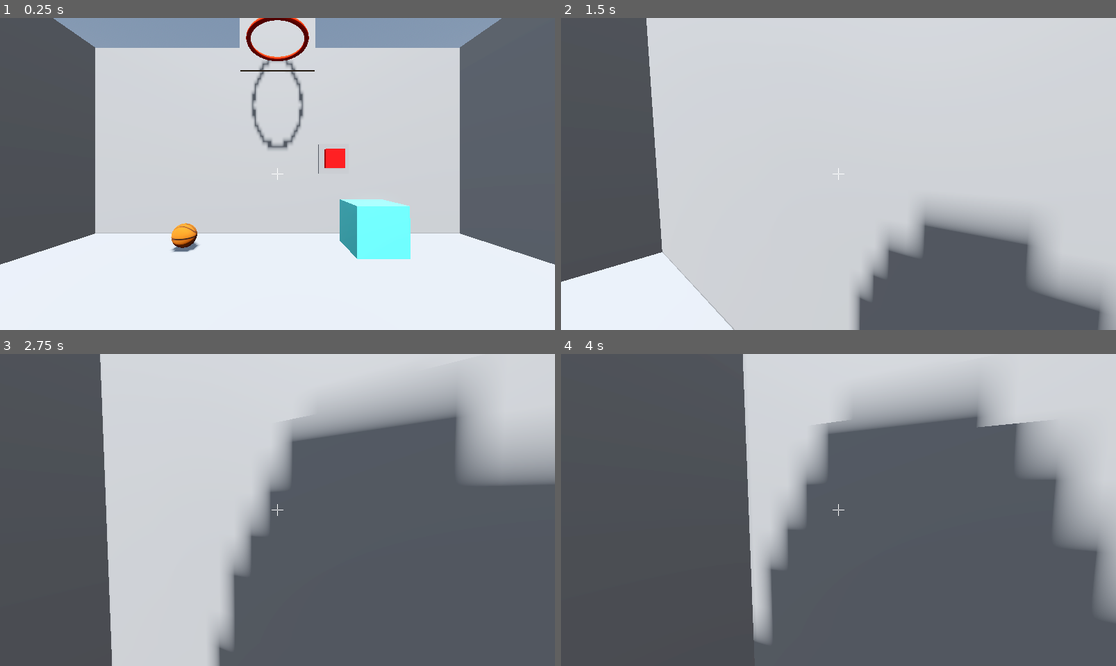
Above: before the commit, frames 1-4 (two rows, left to right).
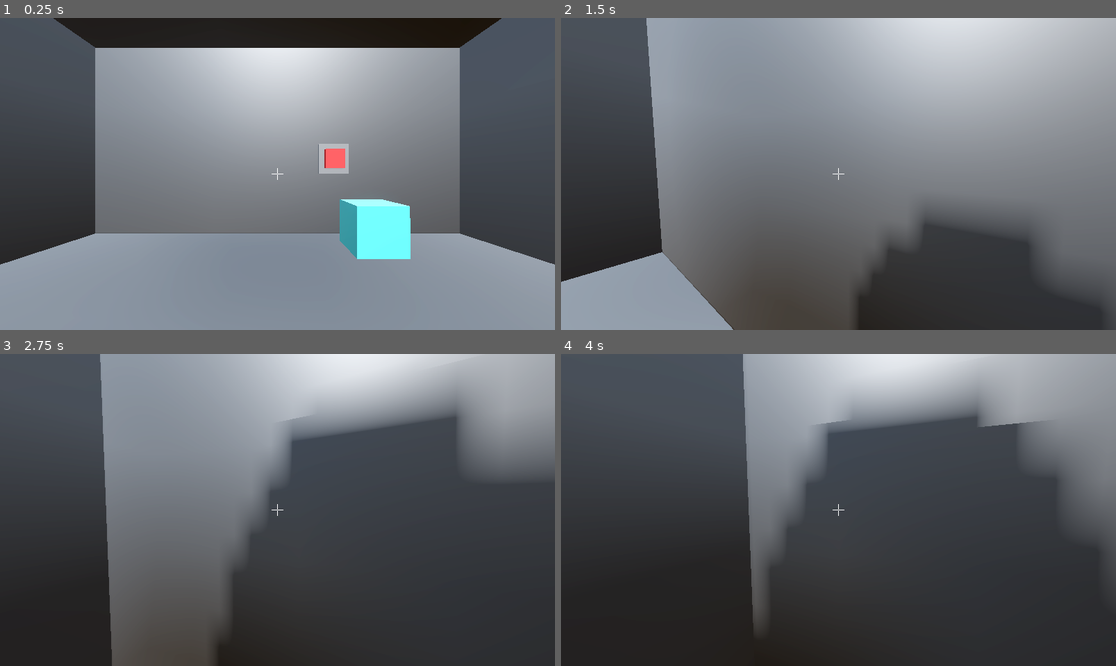
Above: after the commit, the same moments.

Repository: Nefrosada77/cube_test
Game: Godot game, scene res://fp.tscn
The game is run twice, just before and just after one commit, with the same random seed, the same clock (stepped at 60 frames per second) and the same inputs.
Inputs (mouse positions are in pixels of both pictures, inside the frame that each line leads up to):
- Up to frame 1 (0.25 s): no input
- Up to frame 2 (1.5 s): tap Enter (ui_accept) at 0.5, 0.77 s; move the mouse to (960, 158) at 0.52 s; hold W (Frente) from 0.53 s (still down); tap D (Dir) at 0.6 s; click (960, 158) at 0.67 s; move the mouse to (810, 174) at 1.27 s; tap A (Esq) at 1.35 s
- Up to frame 3 (2.75 s): keep holding W (Frente); tap Enter (ui_accept) at 1.52 s; move the mouse to (288, 503) at 2.02 s; click (288, 503) at 2.1 s
- Up to frame 4 (4 s): keep holding W (Frente); move the mouse to (832, 516) at 2.77 s; tap F (Throw) at 2.85 s; tap Enter (ui_accept) at 3.02, 3.77 s; move the mouse to (877, 513) at 3.52 s; tap E (interact) at 3.6 s

The runs differ from the first frame. In frame 1, 78% of the frame differs, in the area x 0-100%, y 0-100%; in frame 2, 87%; in frame 3, 79%; in frame 4, 73%.

Commit message:
Material para o ambiente

Diff:
--- /dev/null
+++ b/Metal_Material.tres
@@ -0,0 +1,7 @@
+[gd_resource type="StandardMaterial3D" format=3 uid="uid://creehxxb334mx"]
+
+[resource]
+albedo_color = Color(0.529067, 0.529067, 0.529067, 1)
+metallic = 1.0
+metallic_specular = 0.0
+roughness = 0.5
--- a/fp.tscn
+++ b/fp.tscn
@@ -1,16 +1,14 @@
-[gd_scene load_steps=41 format=3 uid="uid://btylae1lnobyc"]
+[gd_scene load_steps=31 format=3 uid="uid://btylae1lnobyc"]
 
 [ext_resource type="Script" path="res://world.gd" id="1_ct07m"]
 [ext_resource type="Script" path="res://porta.gd" id="1_k3pk6"]
 [ext_resource type="PackedScene" uid="uid://cxrhorjdl3y85" path="res://Player.tscn" id="1_nhud6"]
 [ext_resource type="Script" path="res://botao.gd" id="1_u1as5"]
 [ext_resource type="Script" path="res://box.gd" id="2_5x5dk"]
-[ext_resource type="Script" path="res://bask_ball.gd" id="2_pbpwt"]
-[ext_resource type="Texture2D" uid="uid://bmg4xbsdb8pbw" path="res://BasketballColor.jpg" id="2_w30gn"]
-[ext_resource type="PackedScene" uid="uid://i86k526kklq4" path="res://cesta.tscn" id="5_k8scn"]
-[ext_resource type="Script" path="res://grav_changer.gd" id="8_jdvuy"]
+[ext_resource type="Material" uid="uid://creehxxb334mx" path="res://Metal_Material.tres" id="3_sapvg"]
 
 [sub_resource type="PlaneMesh" id="PlaneMesh_7jdit"]
+material = ExtResource("3_sapvg")
 size = Vector2(10, 20)
 
 [sub_resource type="ConcavePolygonShape3D" id="ConcavePolygonShape3D_tlmv3"]
@@ -18,6 +16,7 @@
 backface_collision = true
 
 [sub_resource type="BoxMesh" id="BoxMesh_3os7b"]
+material = ExtResource("3_sapvg")
 size = Vector3(4, 5, 0.2)
 
 [sub_resource type="ConcavePolygonShape3D" id="ConcavePolygonShape3D_jngk4"]
@@ -27,12 +26,14 @@
 data = PackedVector3Array(-2, 2.5, 0.1, 2, 2.5, 0.1, -2, -2.5, 0.1, 2, 2.5, 0.1, 2, -2.5, 0.1, -2, -2.5, 0.1, 2, 2.5, - …(428 unchanged characters)…
 
 [sub_resource type="BoxMesh" id="BoxMesh_ath3b"]
+material = ExtResource("3_sapvg")
 size = Vector3(2, 2, 0.2)
 
 [sub_resource type="ConcavePolygonShape3D" id="ConcavePolygonShape3D_mn5po"]
 data = PackedVector3Array(-1, 1, 0.1, 1, 1, 0.1, -1, -1, 0.1, 1, 1, 0.1, 1, -1, 0.1, -1, -1, 0.1, 1, 1, -0.1, -1, 1, -0 …(356 unchanged characters)…
 
 [sub_resource type="BoxMesh" id="BoxMesh_vu7mj"]
+material = ExtResource("3_sapvg")
 size = Vector3(2, 3, 0.2)
 
 [sub_resource type="ConcavePolygonShape3D" id="ConcavePolygonShape3D_gka1e"]
@@ -43,6 +44,8 @@
 
 [sub_resource type="StandardMaterial3D" id="StandardMaterial3D_i8bqn"]
 albedo_color = Color(0.552956, 0.552956, 0.552956, 1)
+metallic = 0.5
+roughness = 0.5
 
 [sub_resource type="BoxMesh" id="BoxMesh_46ylo"]
 material = SubResource("StandardMaterial3D_i8bqn")
@@ -50,18 +53,21 @@
 
 [sub_resource type="StandardMaterial3D" id="StandardMaterial3D_obnp6"]
 albedo_color = Color(1, 0, 0, 1)
+metallic_specular = 1.0
 
 [sub_resource type="BoxMesh" id="BoxMesh_33ekh"]
 material = SubResource("StandardMaterial3D_obnp6")
 size = Vector3(0.5, 0.5, 0.2)
 
 [sub_resource type="BoxMesh" id="BoxMesh_lj26g"]
+material = ExtResource("3_sapvg")
 size = Vector3(20, 5, 0.2)
 
 [sub_resource type="ConcavePolygonShape3D" id="ConcavePolygonShape3D_tqci4"]
 data = PackedVector3Array(-10, 2.5, 0.1, 10, 2.5, 0.1, -10, -2.5, 0.1, 10, 2.5, 0.1, 10, -2.5, 0.1, -10, -2.5, 0.1, 10, …(464 unchanged characters)…
 
 [sub_resource type="BoxMesh" id="BoxMesh_hxixj"]
+material = ExtResource("3_sapvg")
 size = Vector3(10, 5, 0.2)
 
 [sub_resource type="ConcavePolygonShape3D" id="ConcavePolygonShape3D_dtfqq"]
@@ -90,33 +96,10 @@
 [sub_resource type="BoxMesh" id="BoxMesh_o8b2b"]
 material = SubResource("StandardMaterial3D_2gu2l")
 
-[sub_resource type="PhysicsMaterial" id="PhysicsMaterial_k7kn4"]
-bounce = 1.0
-
-[sub_resource type="SphereShape3D" id="SphereShape3D_mcn3r"]
-radius = 0.25
-
-[sub_resource type="StandardMaterial3D" id="StandardMaterial3D_c6vmr"]
-albedo_texture = ExtResource("2_w30gn")
-
-[sub_resource type="StandardMaterial3D" id="StandardMaterial3D_kmjty"]
-
-[sub_resource type="SphereMesh" id="SphereMesh_da8eu"]
-material = SubResource("StandardMaterial3D_kmjty")
-radius = 0.25
-height = 0.5
-
-[sub_resource type="BoxMesh" id="BoxMesh_055f0"]
-
-[sub_resource type="BoxShape3D" id="BoxShape3D_eg5ff"]
-
 [node name="World" type="Node3D"]
 script = ExtResource("1_ct07m")
 
 [node name="Obsta" type="Node3D" parent="."]
-
-[node name="Cesta" parent="Obsta" instance=ExtResource("5_k8scn")]
-transform = Transform3D(-1, 0, -8.74228e-08, 0, 1, 0, 8.74228e-08, 0, -1, 0, 5, -5)
 
 [node name="Chao" type="MeshInstance3D" parent="Obsta"]
 mesh = SubResource("PlaneMesh_7jdit")
@@ -125,6 +108,16 @@
 [node name="StaticBody3D" type="StaticBody3D" parent="Obsta/Chao"]
 
 [node name="CollisionShape3D" type="CollisionShape3D" parent="Obsta/Chao/StaticBody3D"]
+shape = SubResource("ConcavePolygonShape3D_tlmv3")
+
+[node name="Teto" type="MeshInstance3D" parent="Obsta"]
+transform = Transform3D(1, 0, 0, 0, -1, 8.74228e-08, 0, -8.74228e-08, -1, 0, 5, 0)
+mesh = SubResource("PlaneMesh_7jdit")
+skeleton = NodePath("../..")
+
+[node name="StaticBody3D" type="StaticBody3D" parent="Obsta/Teto"]
+
+[node name="CollisionShape3D" type="CollisionShape3D" parent="Obsta/Teto/StaticBody3D"]
 shape = SubResource("ConcavePolygonShape3D_tlmv3")
 
 [node name="ParedeFrente" type="Node3D" parent="Obsta"]
@@ -235,32 +228,6 @@
 cast_shadow = 0
 mesh = SubResource("BoxMesh_o8b2b")
 
-[node name="BaskBall" type="RigidBody3D" parent="." groups=["Pickable"]]
-transform = Transform3D(1, 0, 0, 0, 1, 0, 0, 0, 1, -2, 0.55, -4)
-mass = 0.5
-physics_material_override = SubResource("PhysicsMaterial_k7kn4")
-inertia = Vector3(0, 1, 0)
-linear_damp = 0.75
-script = ExtResource("2_pbpwt")
-
-[node name="BBall_coll" type="CollisionShape3D" parent="BaskBall"]
-shape = SubResource("SphereShape3D_mcn3r")
-
-[node name="BBall_Mesh" type="MeshInstance3D" parent="BaskBall"]
-material_override = SubResource("StandardMaterial3D_c6vmr")
-mesh = SubResource("SphereMesh_da8eu")
-
 [node name="Player" parent="." instance=ExtResource("1_nhud6")]
 
-[node name="Grav_changer" type="StaticBody3D" parent="." groups=["Interact"]]
-transform = Transform3D(1, 0, 0, 0, 1, 0, 0, 0, 1, 3, 0.5, 0)
-script = ExtResource("8_jdvuy")
-
-[node name="Grav_mesh" type="MeshInstance3D" parent="Grav_changer"]
-mesh = SubResource("BoxMesh_055f0")
-
-[node name="CollisionShape3D" type="CollisionShape3D" parent="Grav_changer"]
-shape = SubResource("BoxShape3D_eg5ff")
-
 [connection signal="porta_ab" from="Obsta/Button_body" to="Obsta/ParedeFrente/Porta" method="_on_button_body_porta_ab"]
-[connection signal="rot_x" from="Grav_changer" to="." method="_on_grav_changer_rot_x"]
--- a/world.gd
+++ b/world.gd
@@ -1,8 +1 @@
 extends Node3D
-
-
-
-func _on_grav_changer_rot_x() -> void:
-	while rotation.x < deg_to_rad(90):
-		await get_tree().create_timer(0.1).timeout
-		rotate_x(deg_to_rad(1))
